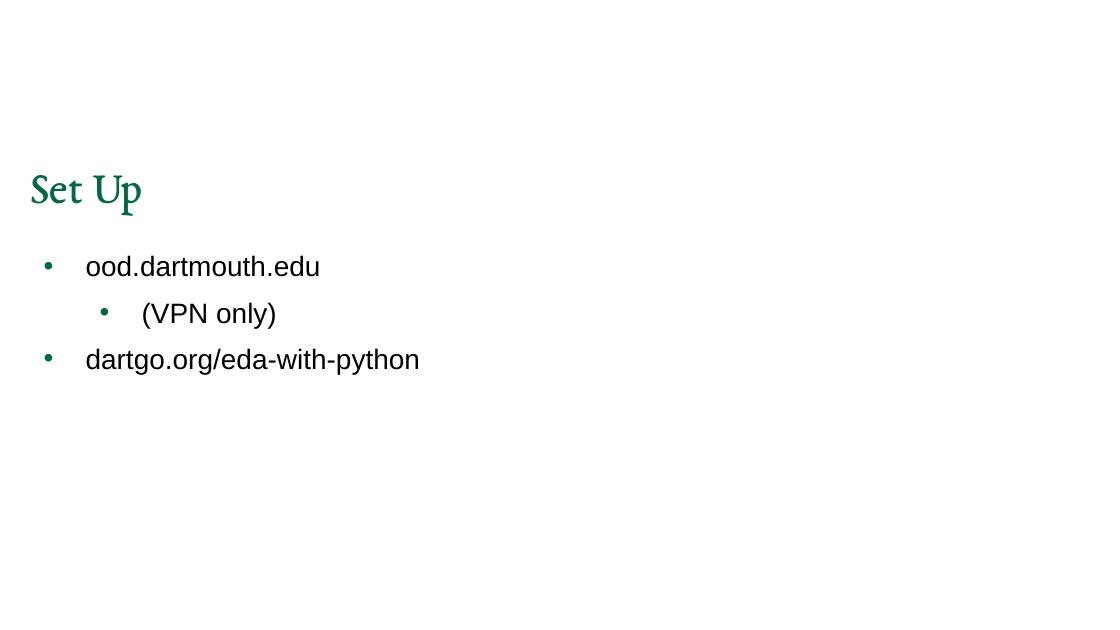
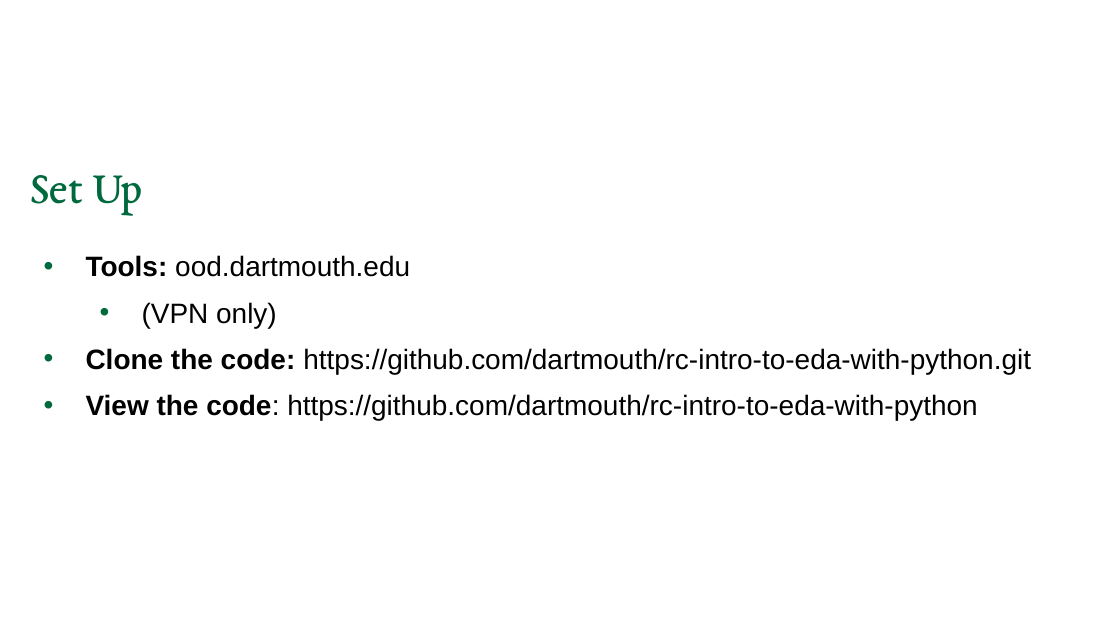
Before and after one commit to dartmouth/rc-intro-to-eda-with-python, a slide deck: slide 13 of EDA With Python.pptx. Drawn at 1120x630 pixels with LibreOffice and Linux fonts; fonts in the diff are those of the drawing; background and template pictures are left out. Boxes give left, top, right and bottom in pixels: in the first picture for what was removed or moved away, otherwise in the second. Text is boxed around its words. In the diff, an @@ line names an element or a change of style, - is before the commit and + after.

Commit message:
links update

```diff
--- a/EDA With Python.pptx
+++ b/EDA With Python.pptx
@@ text at box(86, 255, 410, 277): text changed @@
-• ood.dartmouth.edu
+• Tools: ood.dartmouth.edu
@@ text at box(86, 348, 1031, 420): text changed @@
-• dartgo.org/eda-with-python
+• Clone the code: https://github.com/dartmouth/rc-intro-to-eda-with-python.git
+• View the code: https://github.com/dartmouth/rc-intro-to-eda-with-python
```
